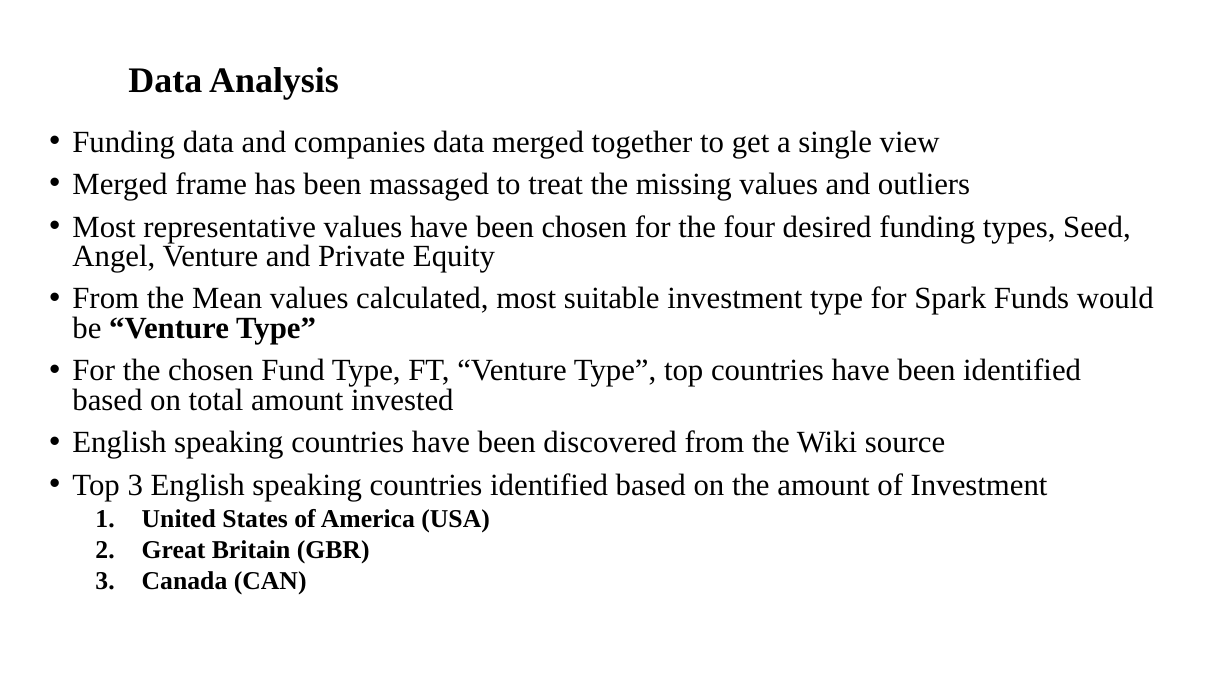
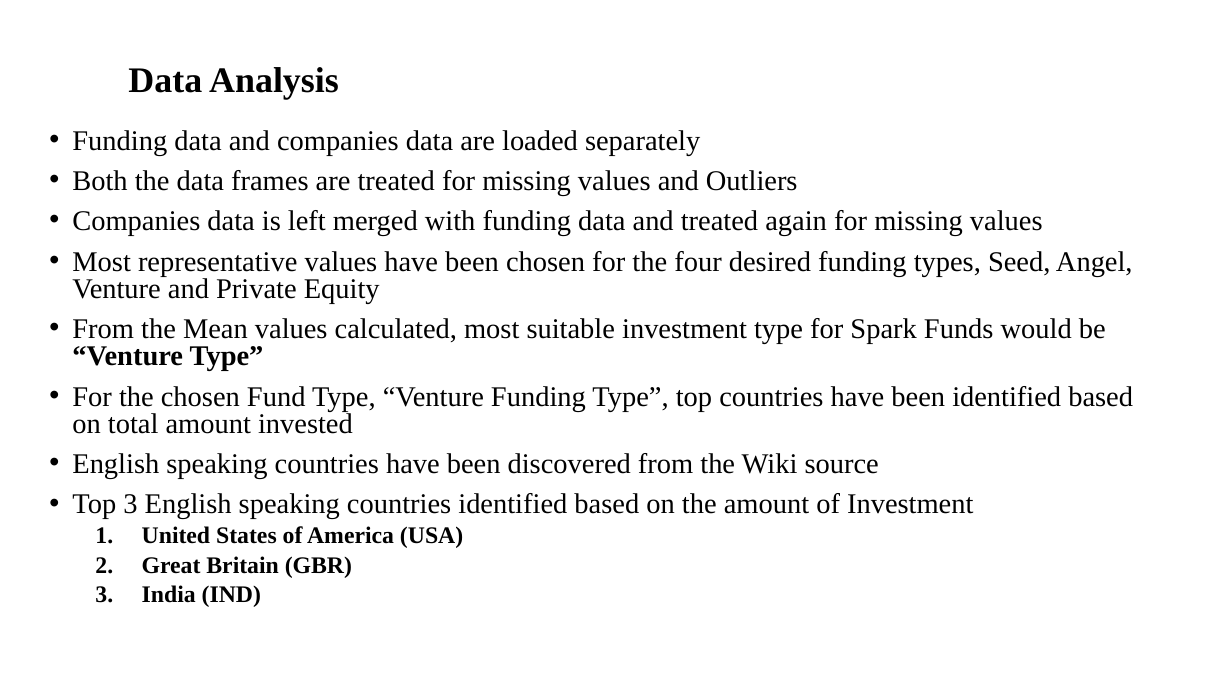
Before and after one commit to sivaswami1885/InvestmentAnalysis, a slide deck: slide 4 of INVEST.pptx. Drawn at 1232x693 pixels with LibreOffice and Linux fonts; fonts in the diff are those of the drawing; background and template pictures are left out. Boxes give left, top, right and bottom in pixels: in the first picture for what was removed or moved away, otherwise in the second. Text is boxed around its words. In the diff, an @@ line names an element or a change of style, - is before the commit and + after.

```diff
--- a/INVEST.pptx
+++ b/INVEST.pptx
@@ text at [72, 130, 1043, 236]: text changed; size 24 to 22.2 pt @@
-• Funding data and companies data merged together to get a single view
-• Merged frame has been massaged to treat the missing values and outliers
+• Funding data and companies data are loaded separately
+• Both the data frames are treated for missing values and Outliers
+• Companies data is left merged with funding data and treated again for missing values
@@ text at [72, 251, 1133, 578]: size 24 to 22.2 pt in "Most representative values have been chosen for ...", "From the Mean values calculated, most suitable ...", "English speaking countries have been discovered from ...", "Top 3 English speaking countries identified based ..."; size 20 to 18.5 pt in "United States of America (USA)", "Great Britain (GBR)" @@
@@ text at [72, 386, 1133, 434]: text changed; size 24 to 22.2 pt @@
-• For the chosen Fund Type, FT, “Venture Type”, top countries have been identified based on total amount invested
+• For the chosen Fund Type, “Venture Funding Type”, top countries have been identified based on total amount invested
@@ text at [142, 585, 261, 607]: text changed; size 20 to 18.5 pt @@
-  3. Canada (CAN)
+  3. India (IND)
```
Also in this commit, not shown: 8 other slides changed, 4 other files.
